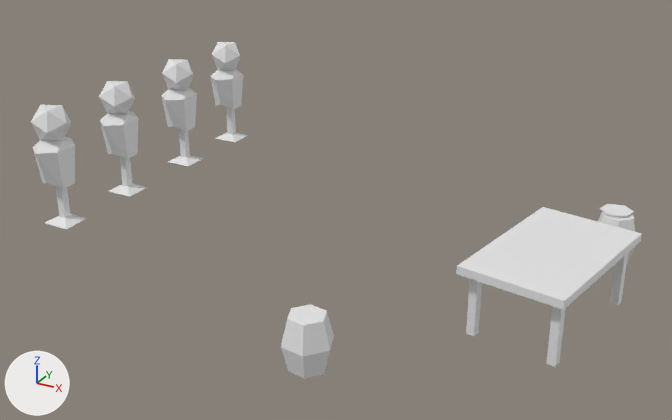
The COLLADA model art/meshes/props/chin_barracks_props.dae as it was, and as the next commit left it.
Camera for both pictures: a 50 mm lens placed at (0.1077, -0.1919, 0.0853), pointed at (0.0224, -0.0368, 0.0078). The lights are fixed; the arrows at lower left show +X, +Y and +Z. Materials are left out; every surface is plain grey.

Names of what the first picture shows: 'barrels'.
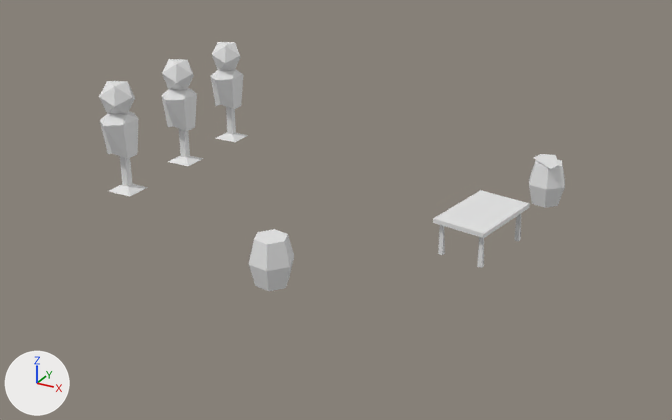
The newer file is also turned or shifted as a whole; pictures and numbers use the older file's frame.

Patch to the scene script:
```diff
--- a/art/meshes/props/chin_barracks_props.dae.py
+++ b/art/meshes/props/chin_barracks_props.dae.py
@@ me_barrels_002 @@
 # used by ob_barrels; location = (0.0, 0.0, 0.0)
 # verts and faces of me_barrels_002; kept vertices keep their numbers, new ones are numbered from 242
-me_barrels_002.from_pydata(...)  # 242 vertices, 350 faces; spans x -0.0408..0.0825, y -0.0843..0.0144, z 0.0..0.0264
+me_barrels_002.from_pydata(...)  # 202 vertices, 288 faces; spans x -0.0408..0.0586, y -0.0623..0.0144, z 0.0..0.0264
+# me_barrels_002 part 1: the loose piece of 8 vertices spanning x 0.0581..0.0825, y -0.0628..-0.0284, z 0.0123..0.0139 is scaled about its middle by 0.599, then moved by (-0.0208, 0.0218, -0.0052)
+# me_barrels_002 part 2: the loose piece of 18 vertices spanning x 0.0363..0.0454, y -0.0843..-0.0756, z 0.0..0.0099 is moved by (-0.0208, 0.0219, 0.0)
+# me_barrels_002 part 3: the loose piece of 18 vertices spanning x 0.0705..0.0794, y -0.0202..-0.0113, z 0.0..0.0099 is moved by (-0.0208, 0.0219, 0.0)
+# me_barrels_002 part 4: 8 loose pieces with 78 vertices, spanning x -0.0408..0.0809, y -0.0609..-0.0113, z 0.0..0.0264, are deleted
+# me_barrels_002 part 5
+# 20 vertices are added at x 0.0431..0.0558, y -0.0338..-0.0147, z 0.0..0.0083
+# 12 new vertices lie (0.0, 0.0, 0.0083) away from vertices in x 0.0431..0.0557, y -0.0326..-0.0147, z 0.0
+# 32 new faces join them
+# me_barrels_002 part 6
+verts[274] = (0.0511, 0.0097, 0.0102)  # pixel (540, 154)
+verts[275] = (0.0503, 0.0064, 0.0102)  # pixel (533, 157)
+verts[276] = (0.0528, 0.004, 0.0102)  # pixel (540, 162)
+verts[277] = (0.056, 0.0013, 0.0102)  # pixel (550, 169)
+verts[278] = (0.0568, 0.0046, 0.0102)  # pixel (558, 165)
+verts[279] = (0.0544, 0.0106, 0.0102)  # pixel (555, 155)
+faces += [(274, 275, 276), (276, 277, 278), (276, 278, 279), (274, 276, 279)]
```

Changed parts and their boxes (x1, y1, x2, y2) in the pictures (672 x 420 px; the box of a moved part takes in the faces that stretch with it):
'barrels', reshaped (24% narrower, 26% shorter)
    before: (31, 42, 642, 379)
    after: (99, 42, 565, 291)
part 1 of me_barrels_002, moved or reshaped
    before: (456, 207, 642, 310)
    after: (433, 190, 530, 238)
part 2 of me_barrels_002, moved or reshaped
    before: (281, 304, 334, 379)
    after: (249, 229, 294, 291)
part 3 of me_barrels_002, moved or reshaped
    before: (598, 211, 635, 266)
    after: (529, 159, 565, 208)
part 4 of me_barrels_002, deleted
    before: (31, 105, 634, 367)
part 5 of me_barrels_002, added
    after: (438, 214, 521, 268)
part 6 of me_barrels_002, added
    after: (534, 154, 558, 169)
